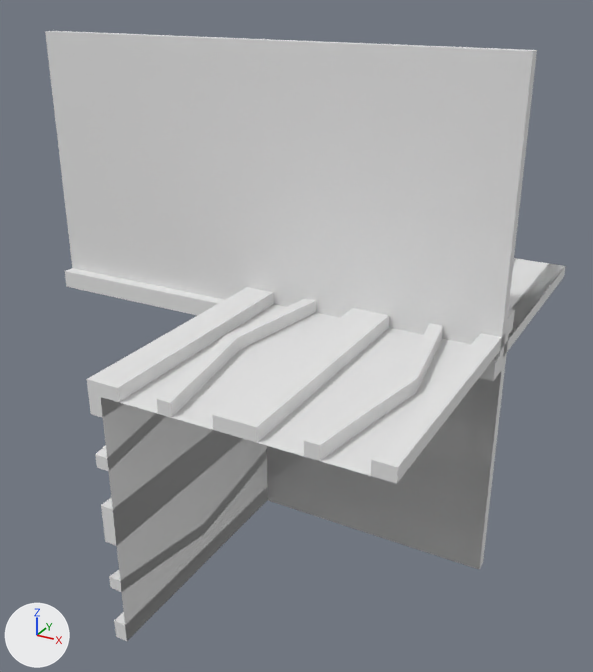
Before and after pictures for a commit that changed the OBJ model Data/bmc/tiles/t_044.obj.
One viewpoint serves both versions: a 50 mm camera at (0.821, -1.355, 0.606) aimed at (0.074, 0.004, -0.074). The lights are fixed; the arrows at lower left show +X, +Y and +Z. Where no turn or scale is listed for an object, it has been applied to the vertices.

Names of what the first picture shows: 't_044'.
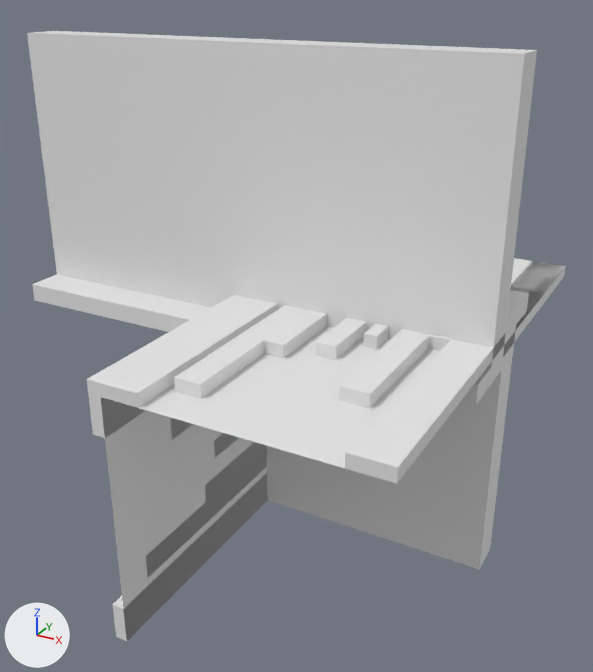
Location of each change, (x1, y1, x2, y2) in pixels of the pictures (593 x 672 px; the box of a moved part takes in the faces that stretch with it):
't_044', reshaped: before (45, 31, 566, 641); after (27, 31, 566, 641)
part 1 of me_t_044, added: after (214, 433, 238, 458)
part 2 of me_t_044, rebuilt: before (157, 299, 316, 418); after (174, 305, 327, 399)
part 3 of me_t_044, rebuilt: before (212, 308, 389, 443); after (315, 318, 366, 360)
part 4 of me_t_044, rebuilt: before (109, 449, 267, 592); after (146, 442, 267, 576)
part 5 of me_t_044, added: after (364, 324, 388, 349)
part 6 of me_t_044, deleted: before (101, 430, 243, 546)
part 7 of me_t_044, moved or reshaped: before (45, 31, 564, 628); after (27, 31, 564, 628)

What changed in the scene script:
```text
Change me_t_044:
    used by ob_t_044; location = (0.0, 0.0, 0.0)
    remove me_t_044.from_pydata(...)  # 285 vertices, 552 faces; spans x -0.5..0.5, y -0.5..0.5, z -0.5..0.5
    add me_t_044.from_pydata(...)  # 243 vertices, 454 faces; spans x -0.5..0.5, y -0.5..0.5, z -0.5..0.5
    me_t_044 part 1: a new loose piece, a box spanning x -0.025..0.0, y -0.2..0.0, z -0.277..-0.237
    me_t_044 part 2: the loose piece of 38 vertices spanning x 0.071..0.138, y -0.5..0.5, z -0.025..0.025 is rebuilt with 25 vertices and now spans x 0.092..0.182, y -0.429..0.429, z -0.025..0.025
    me_t_044 part 3: the loose piece of 21 vertices spanning x 0.213..0.287, y -0.5..0.5, z -0.025..0.025 is rebuilt with 14 vertices and now spans x 0.223..0.263, y -0.2..0.2, z -0.025..0.025
    me_t_044 part 4: the loose piece of 20 vertices spanning x -0.025..0.0, y -0.5..0.0, z -0.429..-0.362 is rebuilt with 14 vertices and now spans x -0.025..0.0, y -0.429..0.0, z -0.408..-0.318
    me_t_044 part 5: a new loose piece of 14 vertices spanning x 0.282..0.307, y -0.126..0.126, z -0.025..0.025
    me_t_044 part 6: the loose piece of 12 vertices spanning x -0.025..0.0, y -0.5..0.0, z -0.287..-0.212 is deleted
    me_t_044 part 7: 130 vertices removed from x -0.5..0.5, y -0.5..0.5, z -0.5..0.5; 98 vertices added at x -0.5..0.5, y -0.5..0.5, z -0.5..0.5
```
